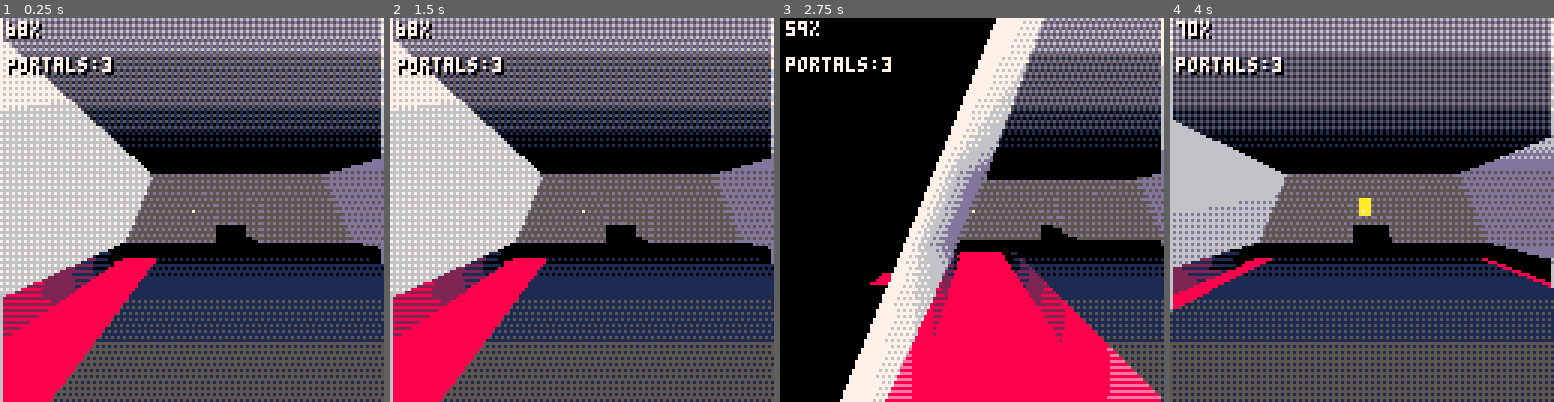
Above: before the commit, frames 1-4 (left to right).
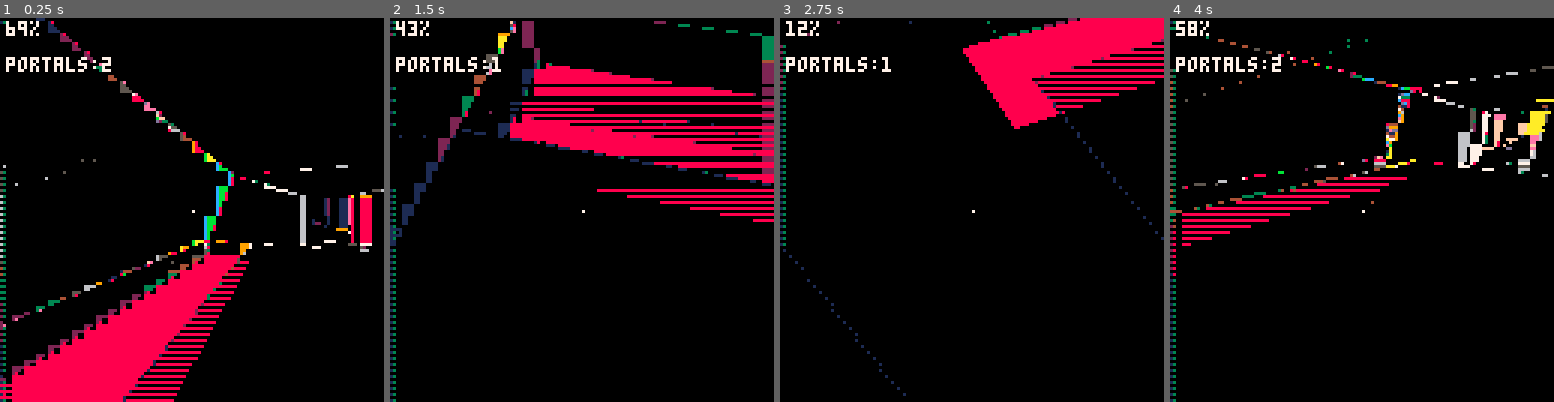
Above: after the commit, the same moments.

Repository: freds72/qk8
Game: PICO-8 cartridge carts/quak8.p8
Two runs of this game, one before a commit and one after it. Both use one fixed random seed, a clock stepped at 60 frames per second and the inputs below.
Inputs (mouse positions are in pixels of both pictures, inside the frame that each line leads up to):
- Up to frame 1 (0.25 s): no input
- Up to frame 2 (1.5 s): click (459, 121) at 0.67 s; click (520, 267) at 1.22 s
- Up to frame 3 (2.75 s): click (975, 114) at 1.77 s; hold Left 1.97-2.37 s; click (1037, 259) at 2.32 s; hold Down from 2.42 s (still down)
- Up to frame 4 (4 s): release Down at 2.82 s; click (1492, 106) at 2.87 s; hold Right 2.87-3.53 s; click (1254, 256) at 3.42 s; hold Up from 3.58 s (still down); click (1315, 102) at 3.97 s

The runs differ from the first frame. In frame 1, 86% of the frame differs, in the area x 0-100%, y 0-100%; in frame 2, 90%; in frame 3, 56%; in frame 4, 86%.

Commit message:
occlusion buffer + perspective correct mapping

Diff:
--- a/carts/quak8.p8
+++ b/carts/quak8.p8
@@ -192,7 +192,7 @@
 		-- assert(bo==outcode,"outcode:"..outcode.." bits:"..bo)
 
 		-- assume vertex is visible, compute 2d coords
-		local a={ax,ay,az,outcode=outcode,clipcode=outcode&2,x=(ax/az)<<6,y=-(ay/az)<<6,w=1/az}
+		local a={ax,ay,az,outcode=outcode,clipcode=outcode&2,x=(ax/az)<<6,y=-(ay/az)<<6,u=ax/az,v=ay/az,w=1/az}
 		t[v]=a
 		return a
 	end
@@ -279,19 +279,25 @@
 		local d1=v1[3]-znear
 		if d1>0 then
 			if d0<=0 then
-				local nv=v_lerp(v0,v1,d0/(d0-d1))
+				local t=d0/(d0-d1)
+				local nv=v_lerp(v0,v1,t)
 				local z=nv[3]
 				nv.x=(nv[1]/z)<<6
 				nv.y=-(nv[2]/z)<<6
+				nv.u=lerp(v0.u,v1.u,t)
+				nv.v=lerp(v0.v,v1.v,t)
 				nv.w=1/z
 				res[#res+1]=nv
 			end
 			res[#res+1]=v1
 		elseif d0>0 then
-			local nv=v_lerp(v0,v1,d0/(d0-d1))
+			local t=d0/(d0-d1)
+			local nv=v_lerp(v0,v1,t)
 			local z=nv[3]
 			nv.x=(nv[1]/z)<<6
 			nv.y=-(nv[2]/z)<<6
+			nv.u=lerp(v0.u,v1.u,t)
+			nv.v=lerp(v0.v,v1.v,t)
 			nv.w=1/z
 		res[#res+1]=nv
 		end
@@ -388,7 +394,6 @@
 	roll+=dx
 	roll=lerp(roll,0,0.8)
 
-	--[[
 	if mousex then
 		local dh
    if abs(mousex-64)<32 then
@@ -402,7 +407,6 @@
 	  plyr.pitch=lerp(plyr.pitch,plyr.pitch+(my-mousey)/128,0.3)
 		plyr.pitch=mid(plyr.pitch,-0.25,0.25)
 	end
-	]]
 
 	local old_pos=v_clone(plyr.pos)
 	-- player: moves on a plane
@@ -592,32 +596,38 @@
 	poke(0x5f3a,c)
 
 	local p0,spans,dither_pat=v[#v],{},dither_pat
-	local x0,y0,w0=p0.x,p0.y,p0.w
+	local x0,y0,w0,u0,v0=p0.x,p0.y,p0.w,p0.u,p0.v
 	for i=1,#v do
 		local p1=v[i]
-		local x1,y1,w1=p1.x,p1.y,p1.w
-		local _x1,_y1,_w1=x1,y1,w1
-		if(y0>y1) x0,y0,x1,y1,w0,w1=x1,y1,x0,y0,w1,w0
+		local x1,y1,w1,u1,v1=p1.x,p1.y,p1.w,p1.u,p1.v
+		local _x1,_y1,_u1,_v1,_w1=x1,y1,u1,v1,w1
+		if(y0>y1) x0,y0,x1,y1,w0,w1,u0,v0,u1,v1=x1,y1,x0,y0,w1,w0,u1,v1,u0,v0
 		local dy=y1-y0
-		local dx,dw=(x1-x0)/dy,(w1-w0)/dy
-		if(y0<-64) x0-=(y0+64)*dx w0-=(y0+64)*dw y0=-64
+		local dx,dw,du,dv=(x1-x0)/dy,(w1-w0)/dy,(u1-u0)/dy,(v1-v0)/dy
+		if(y0<-64) y0+=64 x0-=y0*dx u0-=y0*du v0-=y0*dv w0-=y0*dw y0=-64
 		local cy0=ceil(y0)
 		-- sub-pix shift
 		local sy=cy0-y0
 		x0+=sy*dx
+		u0+=sy*du
+		v0+=sy*dv
 		w0+=sy*dw
-		for y=cy0,min(ceil(y1)-1,64) do
+		for y=cy0,min(ceil(y1)-1,63) do
 			local ocb=obuffer[y]
 			if ocb then
 				local span=spans[y]
 				if span then
-					-- rectfill(x[1],y,x0,y,7)
-					-- backup current edge values
-					local a,aw,b,bw=span.x,span.w,x0,w0
-					if(a>b) a,aw,b,bw=b,bw,a,aw
+					local a,aw,au,av,b,bw,bu,bv=span.x,span.w,span.u,span.v,x0,w0,u0,v0
+					if(a>b) a,aw,au,av,b,bw,bu,bv=b,bw,bu,bv,a,aw,au,av
 					local dab=b-a
-					local daw=(bw-aw)/dab
-					if(a<-64) aw-=(a+64)*daw a=-64
+					local daw,dau,dav=(bw-aw)/dab,(bu-au)/dab,(bv-av)/dab
+					if(a<-64) a+=64 au-=a*dau av-=a*dav aw-=a*daw a=-64
+					local ca=ceil(a)
+					-- sub-pix shift
+					local sa=ca-a
+					au+=sa*dau
+					av+=sa*dav
+					aw+=sa*daw
 
 					for _,oc in pairs(ocb) do
 						local c0,c1=oc.x0,oc.x1
@@ -627,16 +637,30 @@
 						if(b>c1) b=c1
 						-- remaining?
 						if(_a<b) then
-							local ca=ceil(_a)
-							-- sub-pix shift
-							_aw+=(ca-_a)*daw
-							local sa,sb=min(1/_aw,8)>>3,min(1/bw,8)>>3
-							-- affine mapping
-							tline(ca,y,min(ceil(b)-1,63),y,0,sa+((y&1)>>3),1/8,(sb-sa)/dab)
+
+							local x0,x1=ceil(_a)+64,min(ceil(b)-1,63)+64
+							-- odd boundary?
+							local m=0x6000|(y+64)<<6
+							local m0,m1,c=m|x0\2,m|((x1-(x1&3))\2),((1/aw)\1)*0x1111
+							if(x0&1==1) poke(m0,@m0&0xf|c<<4) m0+=1
+							-- shift to boundary
+							for i=m0,m1-1,2 do
+								--local d=dither_pat[]
+								poke2(i,dither_pat[au/aw|(av/aw)])
+								au+=du
+								av+=dv
+								aw+=dw
+							end
+							-- remaining 0-4 pixels
+							-- adjust end
+							if m1-m0+1>0 then
+								local c0,mask=@@m1,0xf.ffff<<((x1&3)<<2)
+								poke2(m1,c0&~mask|(((1/aw)\1)*0x1111)&mask)
+							end
 						end
 					end
 				else
-					spans[y]={x=x0,w=w0}
+					spans[y]={x=x0,w=w0,u=u0,v=v0}
 				end
 				--rectfill(ca,y,cb,y,c|dither_pat[16-mid(((1/aw)\1),0,15)])
 
@@ -679,9 +703,11 @@
 				]]
 			end
 			x0+=dx
+			u0+=du
+			v0+=dv
 			w0+=dw
 		end
-		x0,y0,w0=_x1,_y1,_w1
+		x0,y0,w0,u0,v0=_x1,_y1,_w1,_u1,_v1
 	end
 end
 
@@ -690,41 +716,52 @@
 	poke(0x5f3a,c)
 
 	local p0,spans,dither_pat=v[#v],{},dither_pat
-	local x0,y0,w0=p0.x,p0.y,p0.w
+	local x0,y0,w0,u0,v0=p0.x,p0.y,p0.w,p0.u,p0.v
 	for i=1,#v do
 		local p1=v[i]
-		local x1,y1,w1=p1.x,p1.y,p1.w
-		local _x1,_y1,_w1=x1,y1,w1
-		if(y0>y1) x0,y0,x1,y1,w0,w1=x1,y1,x0,y0,w1,w0
+		local x1,y1,w1,u1,v1=p1.x,p1.y,p1.w,p1.u,p1.v
+		local _x1,_y1,_u1,_v1,_w1=x1,y1,u1,v1,w1
+		if(y0>y1) x0,y0,x1,y1,w0,w1,u0,v0,u1,v1=x1,y1,x0,y0,w1,w0,u1,v1,u0,v0
 		local dy=y1-y0
-		local dx,dw=(x1-x0)/dy,(w1-w0)/dy
-		if(y0<-64) x0-=(y0+64)*dx w0-=(y0+64)*dw y0=-64
+		local dx,dw,du,dv=(x1-x0)/dy,(w1-w0)/dy,(u1-u0)/dy,(v1-v0)/dy
+		if(y0<-64) y0+=64 x0-=y0*dx u0-=y0*du v0-=y0*dv w0-=y0*dw y0=-64
 		local cy0=ceil(y0)
 		-- sub-pix shift
 		local sy=cy0-y0
 		x0+=sy*dx
+		u0+=sy*du
+		v0+=sy*dv
 		w0+=sy*dw
 		for y=cy0,min(ceil(y1)-1,64) do
 			local span=spans[y]
 			if span then
-				-- rectfill(x[1],y,x0,y,7)
-				-- backup current edge values
-				local a,aw,b,bw=span.x,span.w,x0,w0
-				if(a>b) a,aw,b,bw=b,bw,a,aw
+				local a,aw,au,av,b,bw,bu,bv=span.x,span.w,span.u,span.v,x0,w0,u0,v0
+				if(a>b) a,aw,au,av,b,bw,bu,bv=b,bw,bu,bv,a,aw,au,av
 				local dab=b-a
-				local daw=(bw-aw)/dab
-				if(a<-64) aw-=(a+64)*daw a=-64
-				local ca=ceil(a)
+				local daw,dau,dav=(bw-aw)/dab,(bu-au)/dab,(bv-av)/dab
+				if(a<-64) a+=64 au-=a*dau av-=a*dav aw-=a*daw a=-64
+				local ca,cb=ceil(a),min(ceil(b)-1,64)
 				-- sub-pix shift
-				aw+=(ca-a)*daw
-				local sa,sb=min(1/aw,8)>>3,min(1/bw,8)>>3
-				-- affine mapping
-				tline(ca,y,min(ceil(b)-1,63),y,0,sa+((y&1)>>3),1/8,(sb-sa)/dab)
-				--pset(ca,y,c)
-				--pset(min(ceil(b)-1,63),y,c)
-				--rectfill(ca,y,cb,y,c|dither_pat[16-mid(((1/aw)\1),0,15)])
+				local sa=ca-a
+				au+=sa*dau
+				av+=sa*dav
+				aw+=sa*daw
+
+				local dw,du,dv=daw<<3,dau<<3,dav<<3
 
 				--[[
+				while ca<cb-8 do
+					tline(ca,y,ca+7,y,au/aw,av/aw,dau/aw,dav/aw)
+					ca+=8
+					au+=du
+					av+=dv
+					aw+=dw
+				end
+				-- left over from stride rendering
+				if ca<=cb then
+					tline(ca,y,cb,y,au/aw,av/aw,dau/aw,dav/aw)
+				end
+				]]
 				local x0,x1=ca+64,cb+64
 				-- odd boundary?
 				local m=0x6000|(y+64)<<6
@@ -733,9 +770,9 @@
 				-- shift to boundary
 				for i=m0,m1-1,2 do
 					--local d=dither_pat[]
-					poke2(i,shl(dither_pat[16-((1/aw)\1)],16))
-					--au+=du
-					--av+=dv
+					poke2(i,dither_pat[au/aw|(av/aw)])
+					au+=du
+					av+=dv
 					aw+=dw
 				end
 				-- remaining 0-4 pixels
@@ -744,30 +781,15 @@
 					local c0,mask=@@m1,0xf.ffff<<((x1&3)<<2)
 					poke2(m1,c0&~mask|(((1/aw)\1)*0x1111)&mask)
 				end
-				]]
-
-				--[[
-				while ca<cb-4 do
-					-- todo: pick lightmap array directly (saves lu+/lv+)
-					rectfill(ca,y,ca+3,y,c|dither_pat[16-mid(((1/aw)\1),0,15)]) --0x1087|(dither_pat[au/aw|(av/aw)>>16] or 0))
-					--poke2(0x5f31,0xa5a5)--dither_pat[16-mid(((1/aw)\1),0,15)])
-					--tline(ca,y,ca+3,y,au/aw,av/aw,dau/aw,dav/aw)
-					ca+=4
-					aw+=dw
-				end
-				-- left over from stride rendering
-				if ca<=cb then
-					rectfill(ca,y,cb,y,c|dither_pat[16-mid(((1/aw)\1),0,15)])
-					--tline(ca,y,cb,y,au/aw,av/aw,dau/aw,dav/aw)
-				end
-				]]
 			else
-				spans[y]={x=x0,w=w0}
+				spans[y]={x=x0,w=w0,u=u0,v=v0}
 			end
 			x0+=dx
+			u0+=du
+			v0+=dv
 			w0+=dw
 		end
-		x0,y0,w0=_x1,_y1,_w1
+		x0,y0,w0,u0,v0=_x1,_y1,_w1,_u1,_v1
 	end
 end
 
Not shown, changed: config.txt
Not shown, added: models/lightmaps.py
